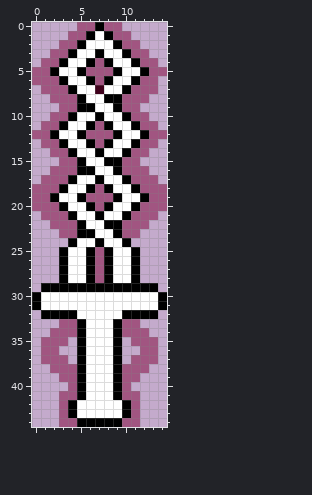
Pixel-art sprite, stored at PlatformerV3/assets/Equipement/horusSword.png. The first picture shows the starting point.
The file is 15x45 pixels. Pixels under 10% opacity are left out. Colours within 5 levels of each other are drawn and written as one.
After:
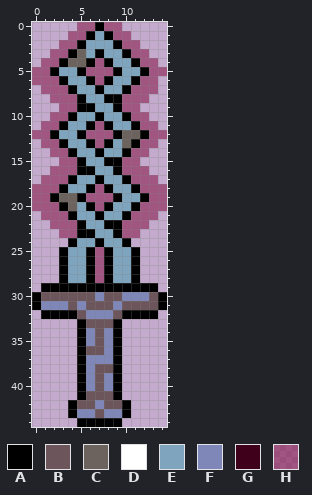
Palette (. is transparent): A #000000  B #6c555b  C #6c635e  D #ffffff  E #7fa4be  F #7f87b8  G #3f001b  H #7f003780
The edit:
@@ x 0..14 @@
  0 .....HHAHH.....
- 1 ....HHADAHH....
- 2 ...HHADDDAHH...
- 3 ..HHADDADDAHH..
- 4 .HHADDAHADDAHH.
- 5 HHADDAHHHADDAHH
- 6 HHHADDAHADDAHH.
- 7 .HHHADDGDDAHHH.
- 8 ..HHHADDAAHHH..
- 9 ...HHAADDAHH...
-10 ..HHADDADDAHH..
-11 .HHADDAHADDAHH.
-12 HHADDAHHHADDAHH
-13 .HHADDAHADDAHH.
-14 ..HHADDADDAHH..
-15 ...HHADDAAHH...
-16 ..HHHAADDAHHH..
-17 .HHHADDADDAHHH.
-18 HHHADDAHADDAHHH
-19 HHADDAHHHADDAHH
-20 HHHADDAHADDAHHH
-21 .HHHADDADDAHHH.
-22 ..HHHADDAAHHH..
-23 ...HHAADDAHH...
-24 ....ADDADDA....
-25 ...ADDAHADDA...
-26 ...ADDAHADDA...
-27 ...ADDAHADDA...
-28 ...ADDAHADDA...
+ 1 ....HHAEAHH....
+ 2 ...HHAEEEAHH...
+ 3 ..HHACEAEEAHH..
+ 4 .HHACCAHAEEAHH.
+ 5 HHAEEAHHHAEEAHH
+ 6 HHHAEEAHAEEAHH.
+ 7 .HHHAEEAEEAHHH.
+ 8 ..HHHAEEAAHHH..
+ 9 ...HHAAEEAHH...
+10 ..HHAEEAEEAHH..
+11 .HHAEEAHAEEAHH.
+12 HHAEEAHHHACCAHH
+13 .HHAEEAHAECAHH.
+14 ..HHAEEAEEAHH..
+15 ...HHAEEAAHH...
+16 ..HHHAAEEAHHH..
+17 .HHHAEEAEEAHHH.
+18 HHHAEEAHAEEAHHH
+19 HHACCAHHHAEEAHH
+20 HHHACEAHAEEAHHH
+21 .HHHAEEAEEAHHH.
+22 ..HHHAEEAAHHH..
+23 ...HHAAEEAHH...
+24 ....AEEAEEA....
+25 ...AEEAHAEEA...
+26 ...AEEAHAEEA...
+27 ...AEEAHAEEA...
+28 ...AEEAHAEEA...
 29 .AAAAAAAAAAAAA.
-30 ADDDDDDDDDDDDDA
-31 ADDDDDDDDDDDDDA
-32 .AAAADDDDDAAAA.
-33 ...HHADDDAHH...
-34 ..HHHADDDAHHH..
-35 .HHH.ADDDA.HHH.
-36 .HH..ADDDA..HH.
-37 .HHH.ADDDA.HHH.
-38 ..HHHADDDAHHH..
-39 ...HHADDDAHH...
-40 ....HADDDAH....
-41 ...HHADDDAHH...
-42 ...HADDDDDAH...
-43 ...HADDDDDAH...
-44 ...HHAAAAAHH...
+30 ABBBBBBFBBFFFBA
+31 AFFFBFBBBFBBBBA
+32 .AAAABFFFBAAAA.
+33 .....ABBBA.....
+34 .....AFBFA.....
+35 .....AFBFA.....
+36 .....ABBFA.....
+37 .....AFFFA.....
+38 .....AFBBA.....
+39 .....AFBFA.....
+40 .....AFBFA.....
+41 .....ABBBA.....
+42 ....ABBFBBA....
+43 ....AFFBFFA....
+44 .....AAAAA.....
